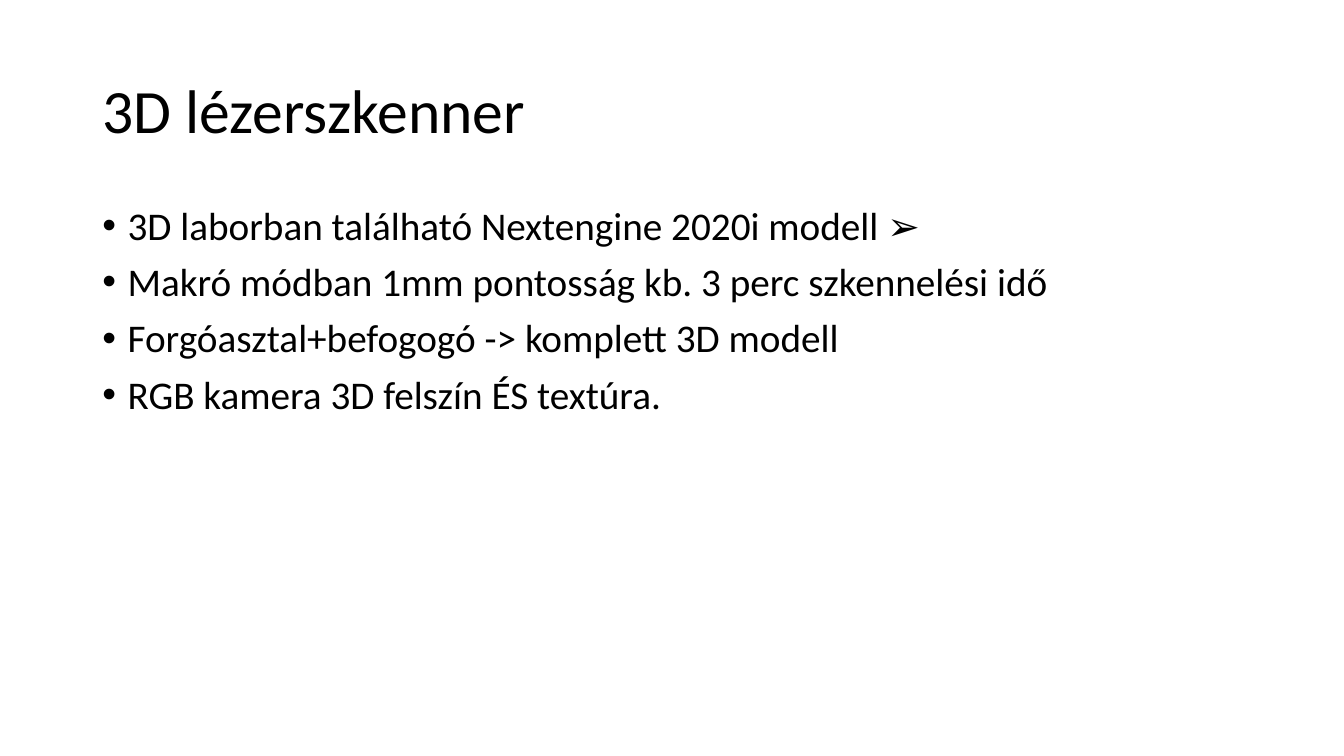
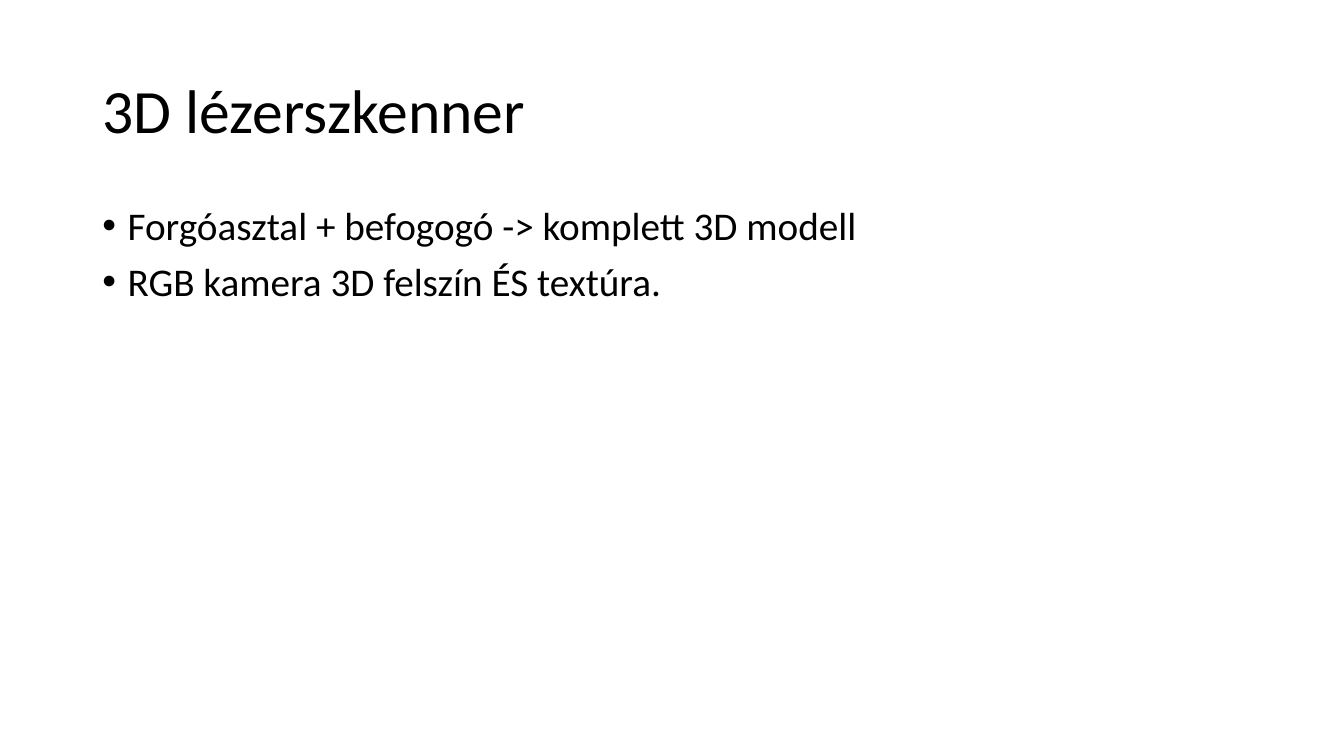
Before and after one commit to csokaandras/paprika, a slide deck: slide 3 of BemutatóCsókaAndrás.pptx. Drawn at 1344x756 pixels with LibreOffice and Linux fonts; fonts in the diff are those of the drawing. Boxes give left, top, right and bottom in pixels: in the first picture for what was removed or moved away, otherwise in the second. Text is boxed around its words. In the diff, an @@ line names an element or a change of style, - is before the commit and + after.

Commit message:
ppt

```diff
--- a/BemutatóCsókaAndrás.pptx
+++ b/BemutatóCsókaAndrás.pptx
@@ text at bbox=[128, 212, 856, 247]: text changed @@
-• 3D laborban található Nextengine 2020i modell ➢
-• Makró módban 1mm pontosság kb. 3 perc szkennelési idő
-• Forgóasztal+befogogó -> komplett 3D modell
+• Forgóasztal + befogogó -> komplett 3D modell
```
Also in this commit, not shown: 3 other slides changed, 1 slide added, 1 slide removed.
